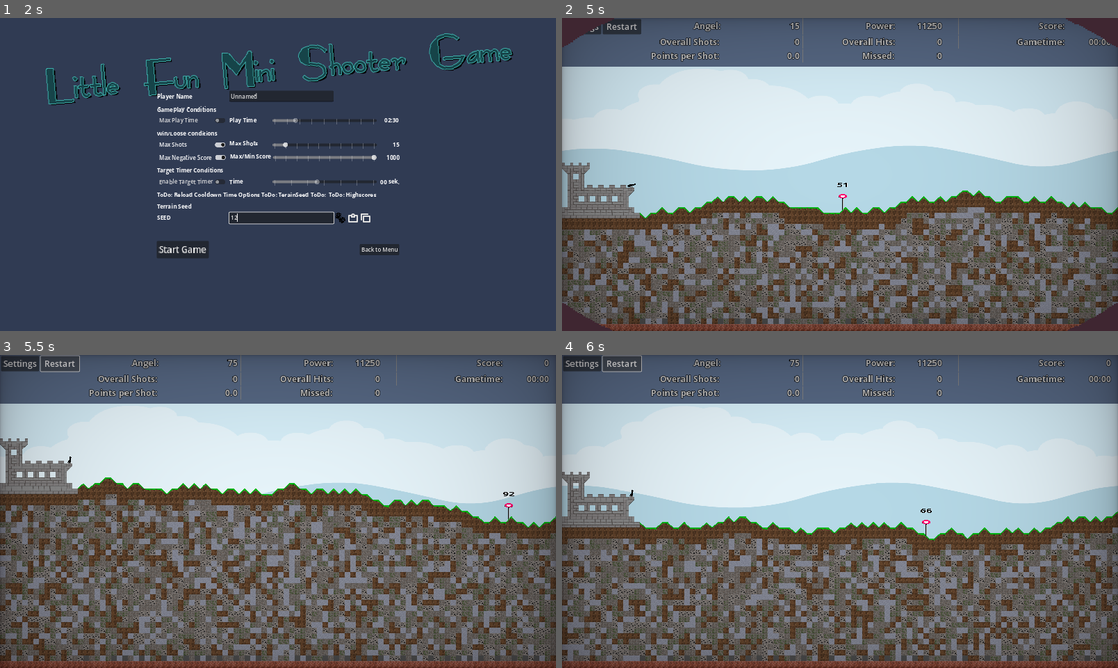
Above: before the commit, frames 1-4 (two rows, left to right).
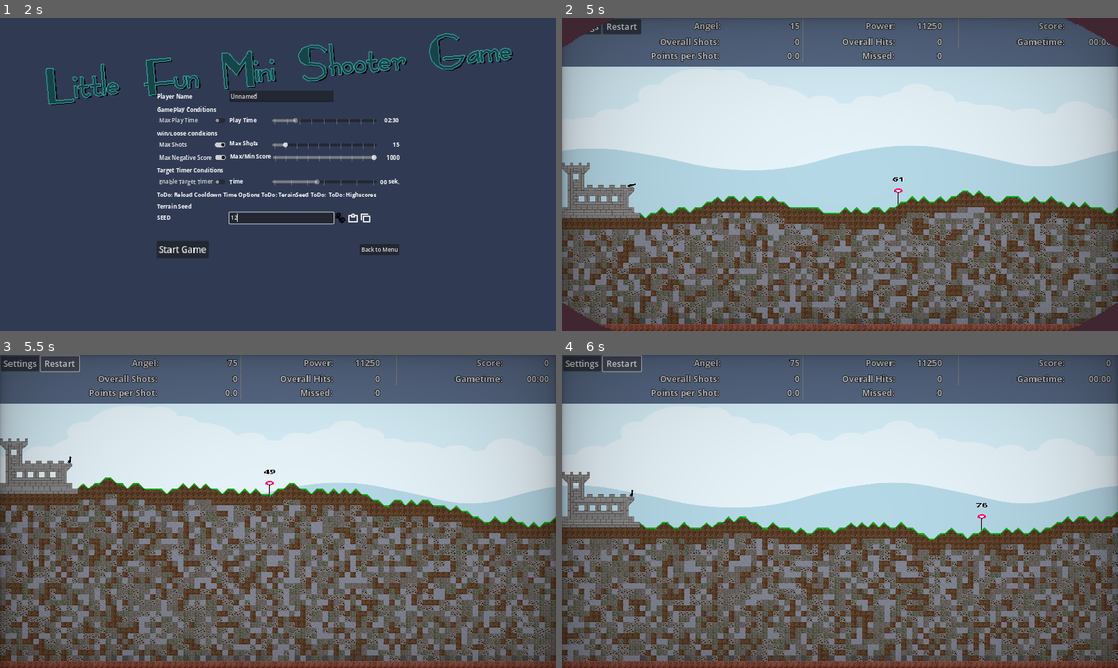
Above: after the commit, the same moments.

Repository: Coding-4Fun/Just4Fun_Mini_Shootergame
Game: Godot game, scene res://UI/MainMenuUI/MainMenuUI.tscn
Same seed, same stepped clock (60 frames per second), same inputs: the game is played once before the commit and once after it.
Inputs (mouse positions are in pixels of both pictures, inside the frame that each line leads up to):
- Up to frame 1 (2 s): click "Play" at 0.5 s; click (283, 218) at 1.27 s; type "12" at 1.35 s
- Up to frame 2 (5 s): click (901, 218) at 2 s; click "Max Play Time" at 2.75 s; click "Max Play Time" at 3.5 s; click "Start Game" at 4.25 s
- Up to frame 3 (5.5 s): click "Restart" at 5 s
- Up to frame 4 (6 s): click "Restart" at 5.75 s

Frame 1 is identical in both runs. In frame 2, less than 0.1% of the frame differs, in the area x 49-62%, y 50-62%; in frame 3, less than 0.1%; in frame 4, less than 0.1%, in the area x 64-77%, y 47-58%.

Commit message:
Pre: Prepare using RandomNumberGenerator for reproducable map generation Add: Some Debug Prints for RNG

Diff:
--- a/DummyTarget/DummyTargetGroupNode.gd
+++ b/DummyTarget/DummyTargetGroupNode.gd
@@ -16,10 +16,12 @@
 func _on_Create_Add_NewTarget() -> void:
 	var target : Node2D
 
-	randomize()
+	#randomize()
+	print("DummyTarget Seed: %s" % str(Preloads.rng.seed))
 
 	var tilecount = Preloads.MapLayer.world_tiles_x
-	var randtile = ceil(randi_range(Preloads.MapLayer.mod + 10, tilecount-1))
+	var randtile = ceil(Preloads.rng.randi_range(Preloads.MapLayer.mod + 10, tilecount-1))
+	#var randtile = ceil(randi_range(Preloads.MapLayer.mod + 10, tilecount-1))
 
 	var tile_coord : Vector2i
 
--- a/MainGameScene/terrain_layer/layer_terrain.gd
+++ b/MainGameScene/terrain_layer/layer_terrain.gd
@@ -22,7 +22,8 @@
 
 func generate_world_tilemap_base() -> void:
 	clear()
-	randomize()
+	#randomize()
+	print("WorldGenerator Seed: %s" % str(Preloads.rng.seed))
 	current_displacement = displacement
 	var chgdispl = 0
 	plattform.clear()
--- a/UI/GameSettingsDialog/game_settings.gd
+++ b/UI/GameSettingsDialog/game_settings.gd
@@ -25,6 +25,10 @@
 
 	tex_butt_copy_seed.pressed.connect(_on_tex_butt_copy_seed)
 	tex_butt_paste_seed.pressed.connect(_on_tex_butt_paste_seed)
+
+	print("GameSettings -> RandomSeedGenerator: Seed -> %s" % str(Preloads.rng.seed))
+	print("GameSettings -> RandomSeedGenerator: State -> %s" % str(Preloads.rng.state))
+	print("GameSettings -> RandomSeedGenerator: Hash -> %s" % str(hash(Preloads.rng.seed)))
 	pass # Replace with function body.
 
 
@@ -36,7 +40,7 @@
 func _on_butt_start_game_pressed() -> void:
 	if playerhaschange:
 		Config.ConfigValueChanged.emit("GamePlayerName", line_edit_user_name.text)
-
+	print("GameSettings Seed: %s" % str(Preloads.rng.seed))
 	Config.save_gameconfig()
 	ScreenTransition.transition_to_packedscene(Preloads.MainGameScene)
 
@@ -53,9 +57,14 @@
 
 
 func _on_tex_butt_generate_random_seed() -> void:
-	Preloads.rng.randomize()
-	line_edit_generate_random_seed.text = str(hash(Preloads.rng.seed))
+	#Preloads.rng.randomize()
+
+	line_edit_generate_random_seed.text = str(Preloads.rng.randi())
 	#signi()
+	print("RandomSeedGenerator: Number -> %s" % line_edit_generate_random_seed.text)
+	print("RandomSeedGenerator: Seed -> %s" % str(Preloads.rng.seed))
+	print("RandomSeedGenerator: State -> %s" % str(Preloads.rng.state))
+	print("RandomSeedGenerator: Hash -> %s" % str(hash(Preloads.rng.seed)))
 	pass
 
 
--- a/UI/MainMenuUI/MainMenuUI.gd
+++ b/UI/MainMenuUI/MainMenuUI.gd
@@ -4,6 +4,9 @@
 
 # Called when the node enters the scene tree for the first time.
 func _ready():
+	print("GameStart -> RandomSeedGenerator: Seed -> %s" % str(Preloads.rng.seed))
+	print("GameStart -> RandomSeedGenerator: State -> %s" % str(Preloads.rng.state))
+	print("GameStart -> RandomSeedGenerator: Hash -> %s" % str(hash(Preloads.rng.seed)))
 	pass # Replace with function body.
 
 
--- a/scripts/players.gd
+++ b/scripts/players.gd
@@ -6,7 +6,7 @@
 	pass # Replace with function body.
 
 func _on_Player_Shoot(pos:Transform2D, velocity, gravity) -> void:
-	randomize()
+	#randomize()
 	var bullet : CharacterBody2D = Preloads.Bullet.instantiate()
 	bullet.Ply = name
 	bullet.name = str(randi())
